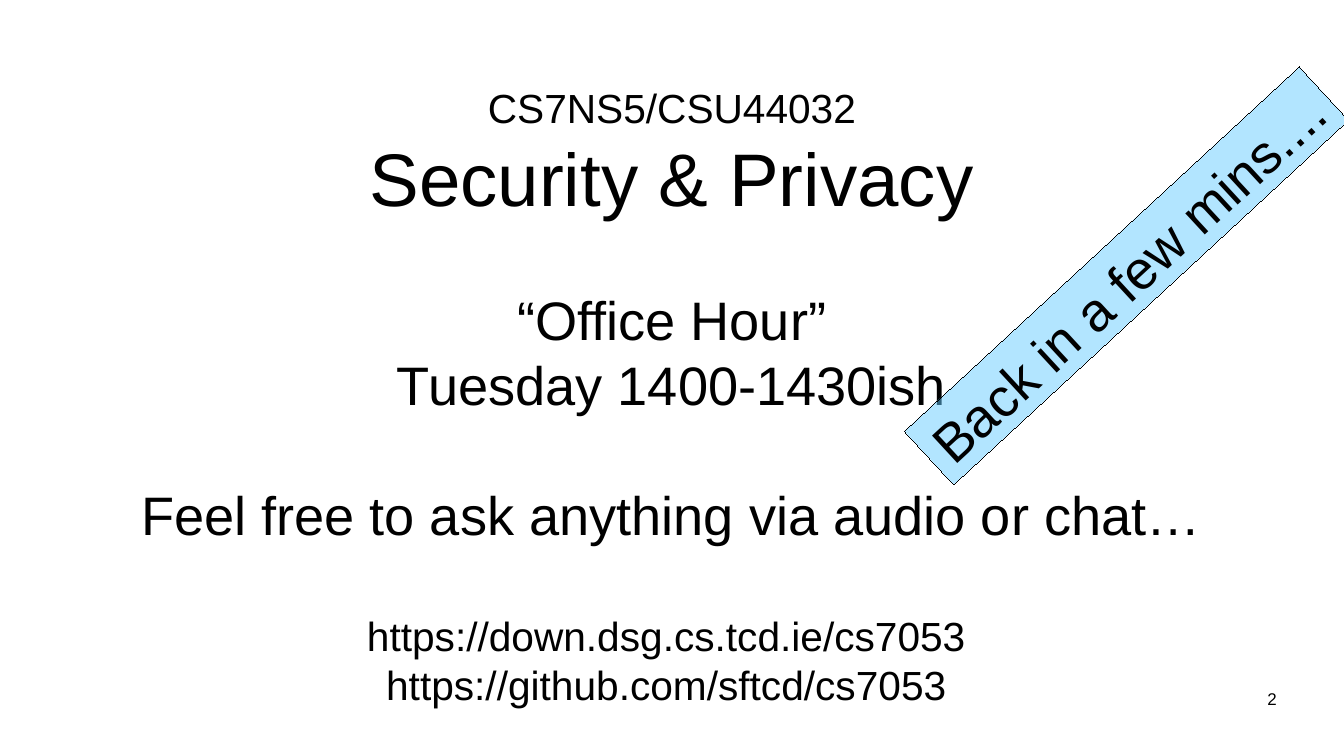
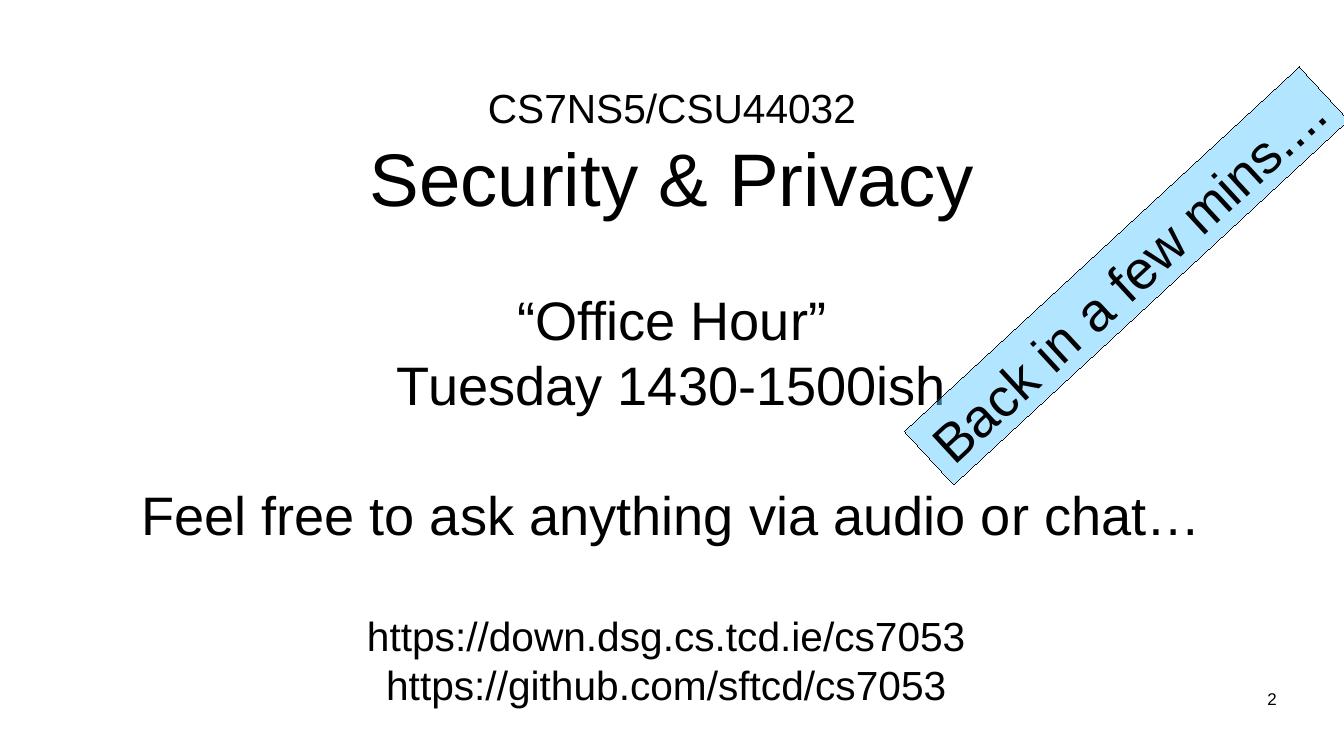
Before and after one commit to sftcd/cs7053, a slide deck: slide 2 of 2022lectures/office-hours.odp. Drawn at 1344x756 pixels with LibreOffice and Linux fonts; fonts in the diff are those of the drawing. Boxes give left, top, right and bottom in pixels: in the first picture for what was removed or moved away, otherwise in the second. Text is boxed around its words. In the diff, an @@ line names an element or a change of style, - is before the commit and + after.

```diff
--- a/2022lectures/office-hours.odp
+++ b/2022lectures/office-hours.odp
@@ subtitle at (x1=397, y1=365, x2=946, y2=414): text changed @@
-Tuesday 1400-1430ish
+Tuesday 1430-1500ish
```
Also in this commit, not shown: 3 other files.
